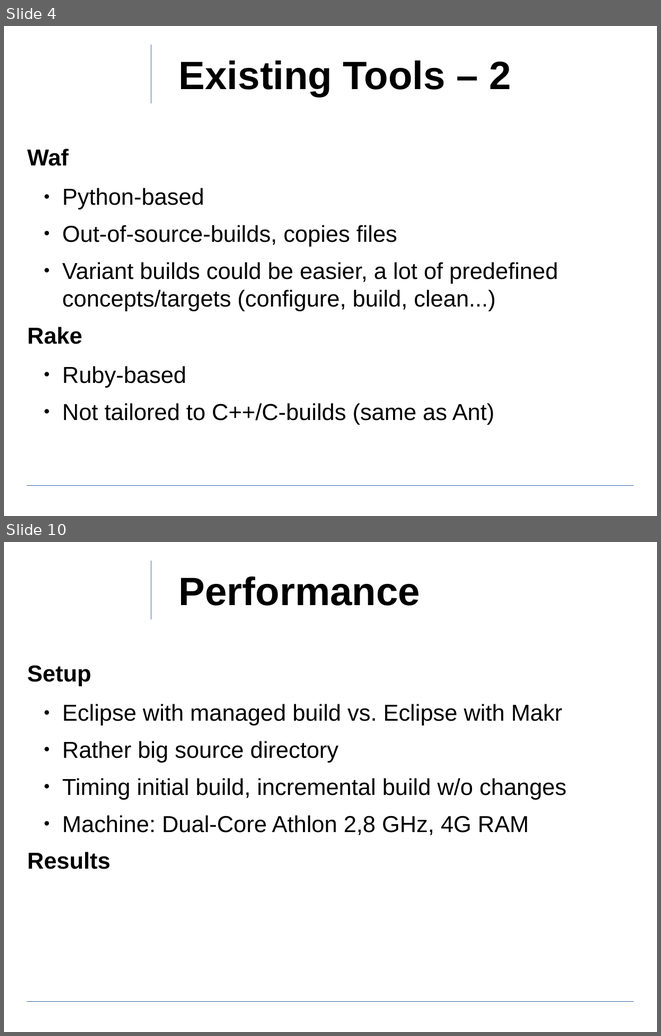
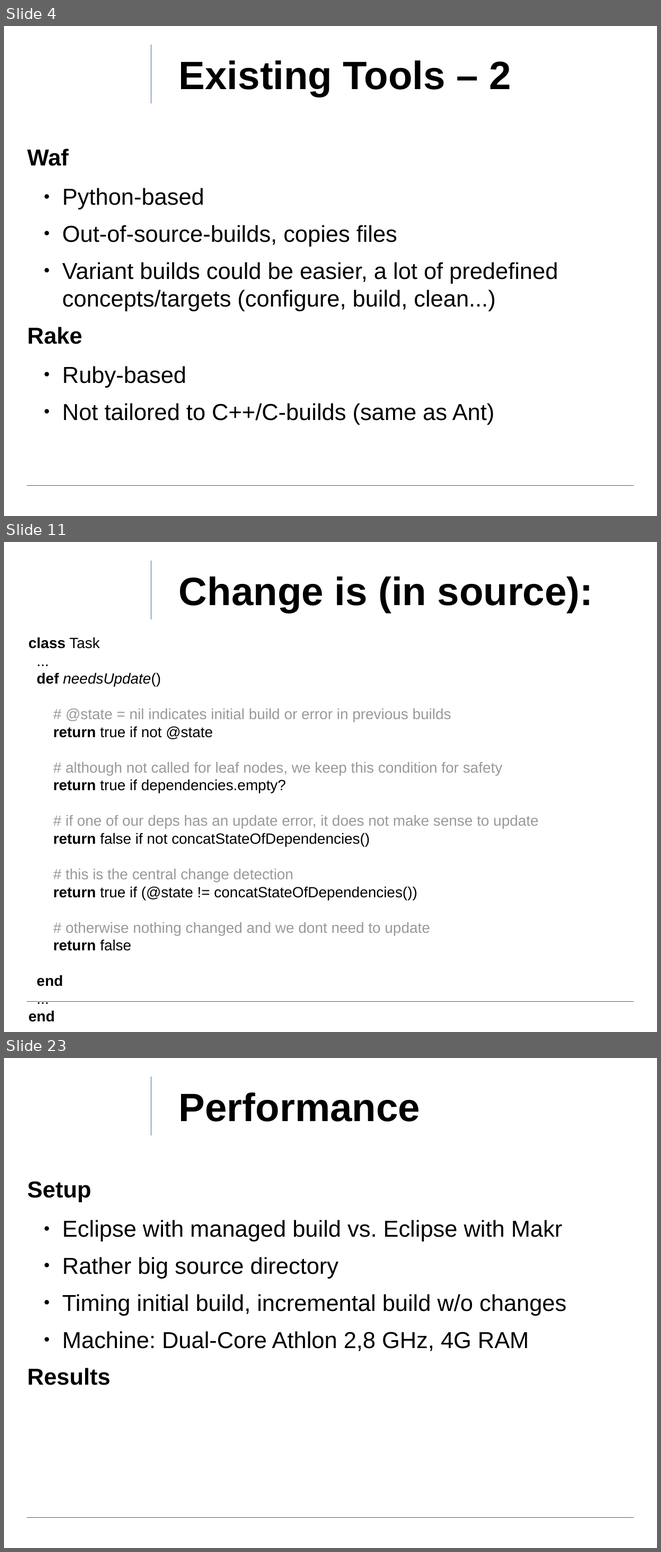
Before and after one commit to ewuenf/Makr, a slide deck: doc/concepts/Makr_Concepts.01.odp. Shown one above the other, each under a label of ours: slides 4 and 10 before the commit, slides 4, 11 and 23 after it; the slides between them are not shown. The pictures are 661x1036 and 661x1552 pixels, drawn with LibreOffice and Linux fonts; fonts in the diff are those of the drawing; background and template pictures are left out. Boxes give left, top, right and bottom in pixels: in the first picture for what was removed or moved away, otherwise in the second. Text is boxed around its words. In the diff, an @@ line names an element or a change of style, - is before the commit and + after.

```diff
--- a/doc/concepts/Makr_Concepts.01.odp
+++ b/doc/concepts/Makr_Concepts.01.odp
@@ slide 11 added at [4, 542, 657, 1032], background #FFFFFF; not listed: 2 template elements that a slide beside it also shows @@
@@ title added at [179, 576, 593, 613], 48 pt, text #000000, bold @@
+Change is (in source):
@@ text added at [28, 637, 538, 986], 18 pt, text #999999 @@
+class Task
+...
+def needsUpdate()
+# @state = nil indicates initial build or error in previous builds
+return true if not @state
+# although not called for leaf nodes, we keep this condition for safety
+return true if dependencies.empty?
+# if one of our deps has an update error, it does not make sense to update
+return false if not concatStateOfDependencies()
+# this is the central change detection
+return true if (@state != concatStateOfDependencies())
+# otherwise nothing changed and we dont need to update
+return false
+end
+...
+end
@@ what was slide 10 is now slide 23 @@
```
Also in this commit, not shown: 8 slides changed, 13 other slides added.
